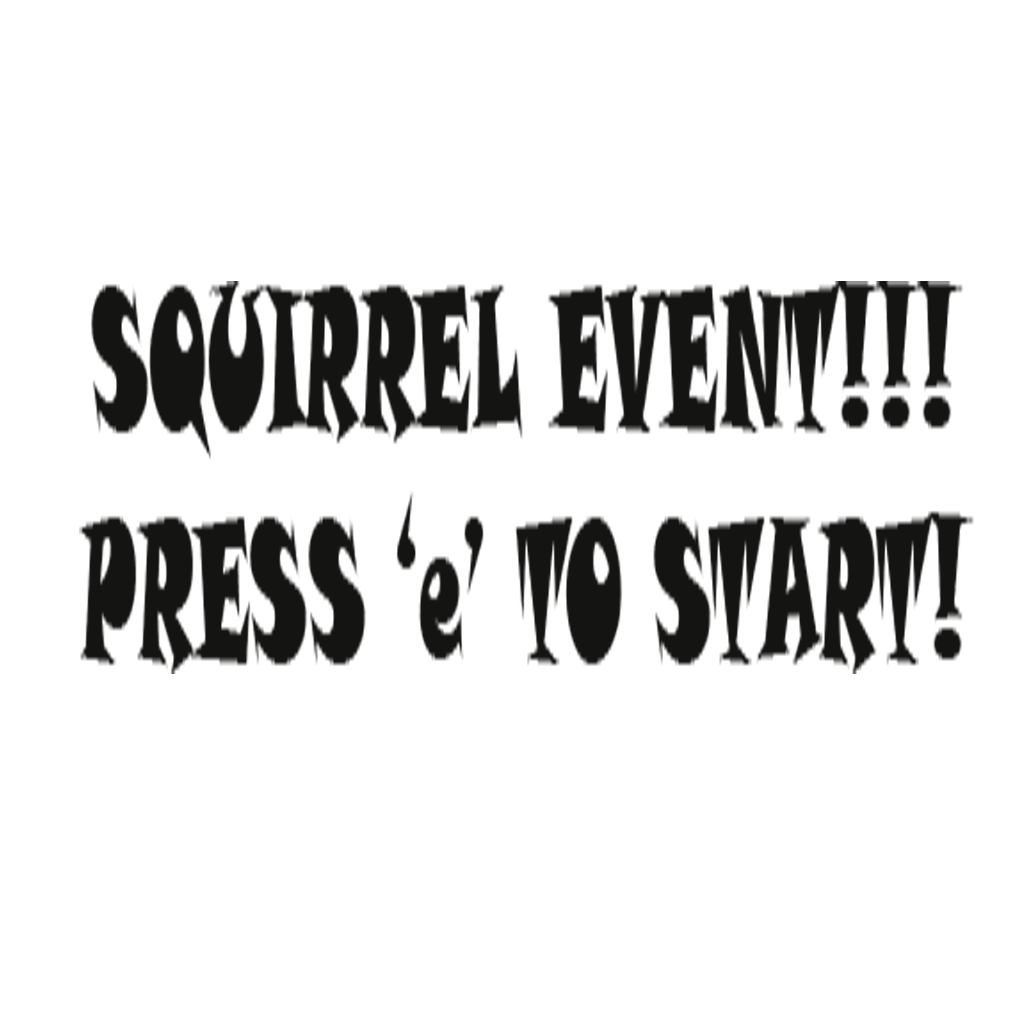
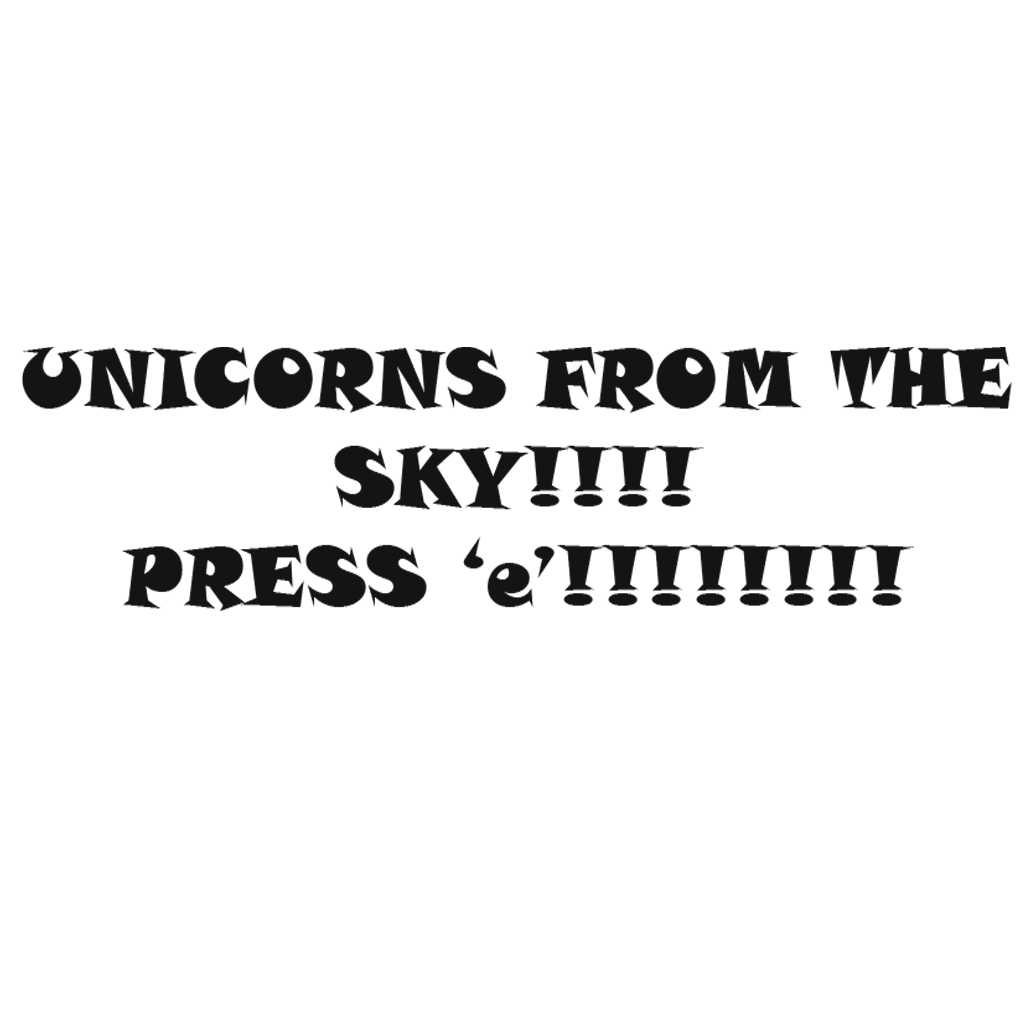
Layers edited between the first and the second (1024, 1024) image:
renamed "SQUIRREL EVENT!!! PRESS ‘e’ TO START!" to "UNICORNS FROM THE SKY!!!! PRESS ‘e’!!!!!!!!", painted on it over [22, 281, 1012, 674]
